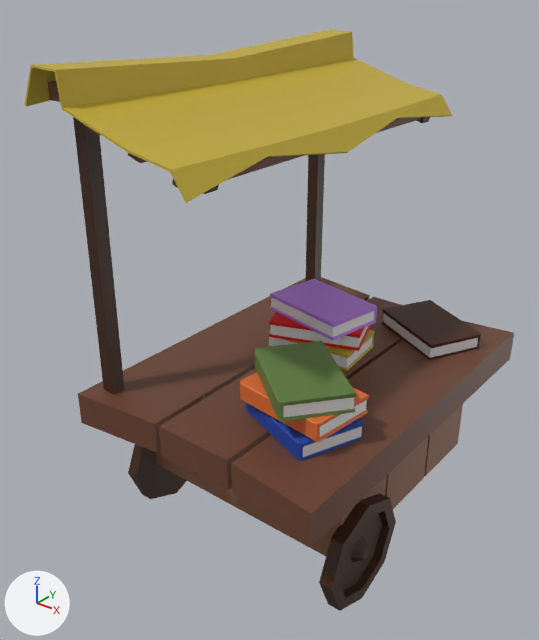
Two versions of the FBX model Wicked Winds/Assets/Assets/3D/WorldElements/puestoLibros5.fbx, one commit apart.
Camera for both pictures: a 50 mm lens placed at (12.8, -17.0, 18.1), pointed at (-1.0, 0.3, 7.4). Lighting does not change. The marker at lower left points along +X, +Y and +Z. Where no turn or scale is listed for an object, it has been applied to the vertices.
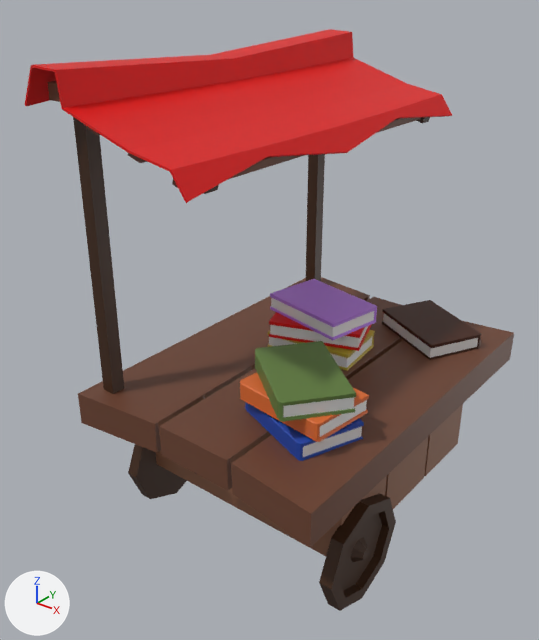
Where the change shows, as pixel boxes (x1, y1, x2, y2) in the pictures (539 x 640 px):
'Plane.1801', recoloured (yellow to red): (25, 29, 452, 203) in both

Diff of the bpy script that builds the scene:
```diff
--- a/Wicked Winds/Assets/Assets/3D/WorldElements/puestoLibros5.fbx.py
+++ b/Wicked Winds/Assets/Assets/3D/WorldElements/puestoLibros5.fbx.py
@@ me_plane_001 @@
 me_plane_001.from_pydata(...)  # 90 vertices, 88 faces; spans x -2.99..2.85, y -6.64..6.64, z -2.28..0.4
-me_plane_001.materials.append(mat_material_007)  # yellow #c4ac36
+me_plane_001.materials.append(mat_material_014)  # red #df0100
```
